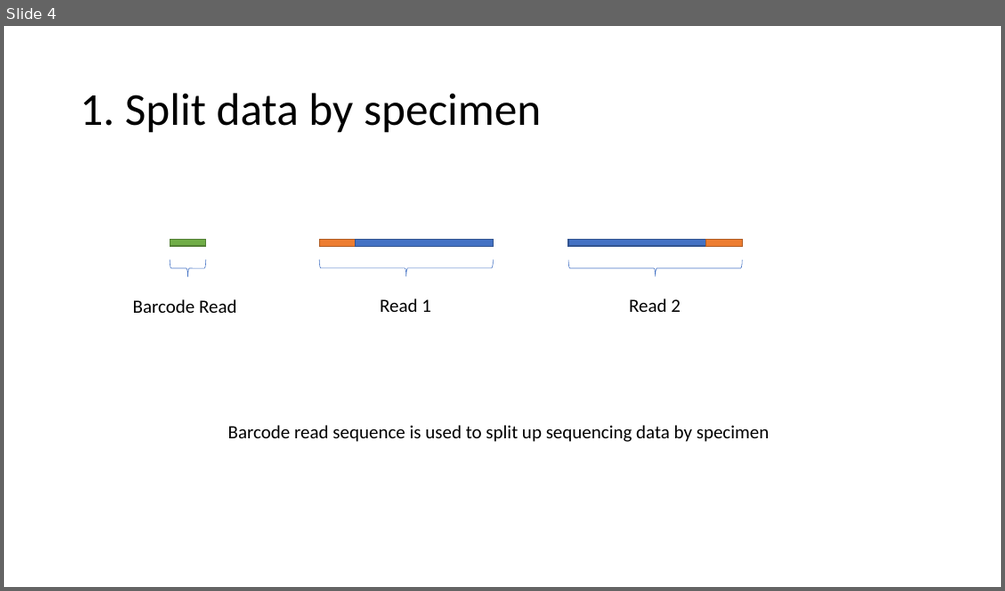
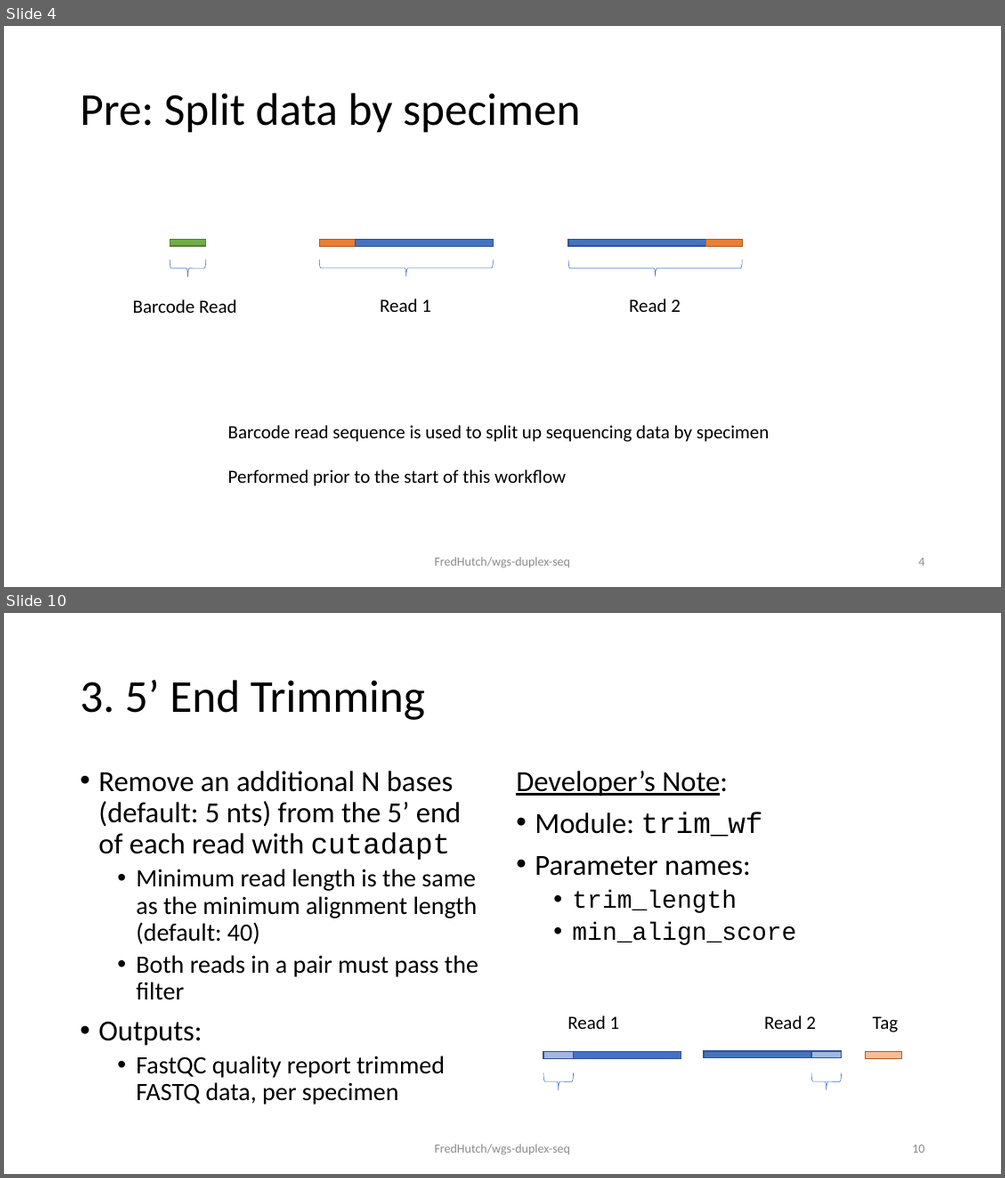
Before and after one commit to FredHutch/maddd-seq, a slide deck: docs/process.schematic.pptx. Shown one above the other, each under a label of ours: slide 4 before the commit, slides 4 and 10 after it; the slides between them are not shown. The pictures are 1005x591 and 1005x1178 pixels, drawn with LibreOffice and Linux fonts; fonts in the diff are those of the drawing. Boxes give left, top, right and bottom in pixels: in the first picture for what was removed or moved away, otherwise in the second. Text is boxed around its words. In the diff, an @@ line names an element or a change of style, - is before the commit and + after.

```diff
--- a/docs/process.schematic.pptx
+++ b/docs/process.schematic.pptx
@@ slide 10 added at (4, 613, 1001, 1174), background #FFFFFF @@
@@ title added at (80, 680, 425, 720), 44 pt, text #000000 @@
+3. 5’ End Trimming
@@ text added at (98, 771, 478, 1104), 24 pt, text #000000 @@
+• Remove an additional N bases (default: 5 nts) from the 5’ end of each read with cutadapt
+  • Minimum read length is the same as the minimum alignment length (default: 40)
+  • Both reads in a pair must pass the filter
+• Outputs:
+  • FastQC quality report trimmed FASTQ data, per specimen
@@ text added at (516, 771, 796, 945), 28 pt, text #000000 @@
+Developer’s Note:
+• Module: trim_wf
+• Parameter names:
+  • trim_length
+  • min_align_score
@@ text added at (567, 1015, 620, 1029), 18 pt, text #000000 @@
+Read 1
@@ text added at (764, 1015, 816, 1029), 18 pt, text #000000 @@
+Read 2
@@ text added at (873, 1016, 898, 1032), 18 pt, text #000000 @@
+Tag
@@ rectangle added at (543, 1051, 573, 1058), fill #4472C4 at 50% opacity, outline #325491 1 pt @@
@@ rectangle added at (573, 1051, 680, 1058), fill #4472C4, outline #325491 1 pt @@
@@ rectangle added at (704, 1051, 811, 1058), fill #4472C4, outline #325491 1 pt @@
@@ rectangle added at (811, 1051, 841, 1058), fill #4472C4 at 50% opacity, outline #325491 1 pt @@
@@ rectangle added at (866, 1051, 901, 1058), fill #ED7D31 at 50% opacity, outline #AF5C24 1 pt @@
@@ right brace added at (543, 1072, 574, 1090), outline #4472C4 0.5 pt @@
@@ right brace added at (811, 1072, 841, 1090), outline #4472C4 0.5 pt @@
@@ text added at (435, 1143, 570, 1155), 12 pt, text #8C8C8C @@
+FredHutch/wgs-duplex-seq
@@ page number added at (912, 1144, 924, 1152), 12 pt, text #8C8C8C @@
+10
@@ slide 4 changed as well @@
@@ title at (80, 93, 580, 133): text changed @@
-1. Split data by specimen
+Pre: Split data by specimen
@@ text at (228, 469, 566, 486): paragraph added @@
+Performed prior to the start of this workflow
@@ text added at (435, 556, 570, 568), 12 pt, text #8C8C8C @@
+FredHutch/wgs-duplex-seq
@@ page number added at (918, 557, 924, 565), 12 pt, text #8C8C8C @@
+4
```
Also in this commit, not shown: 3 other slides changed, 14 other slides added, 7 slides removed.
